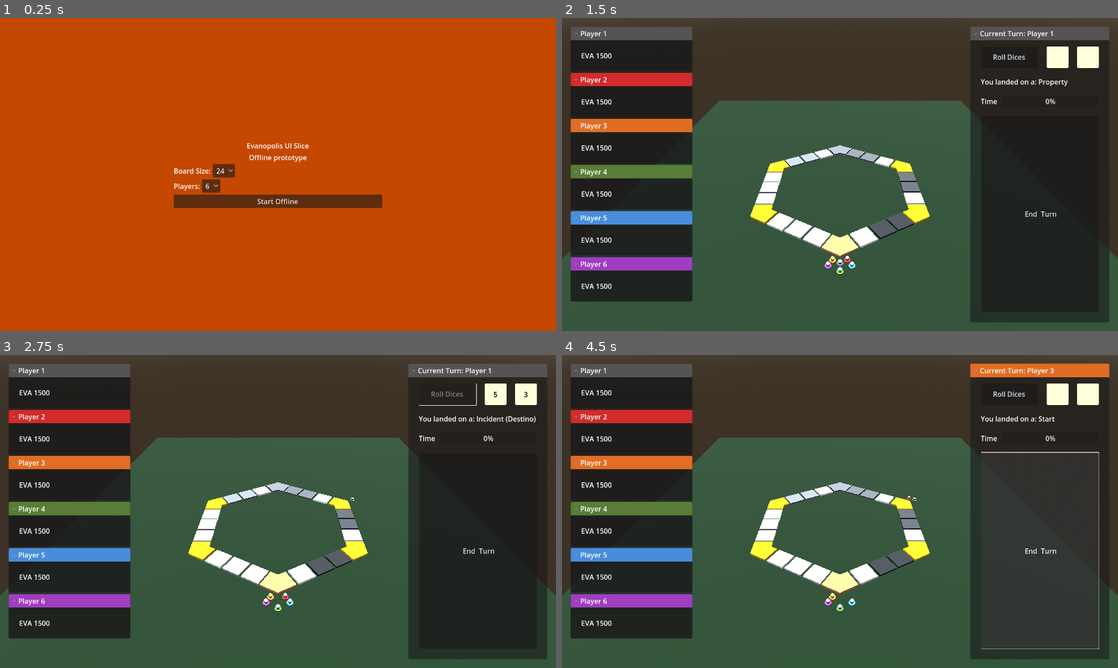
Above: before the commit, frames 1-4 (two rows, left to right).
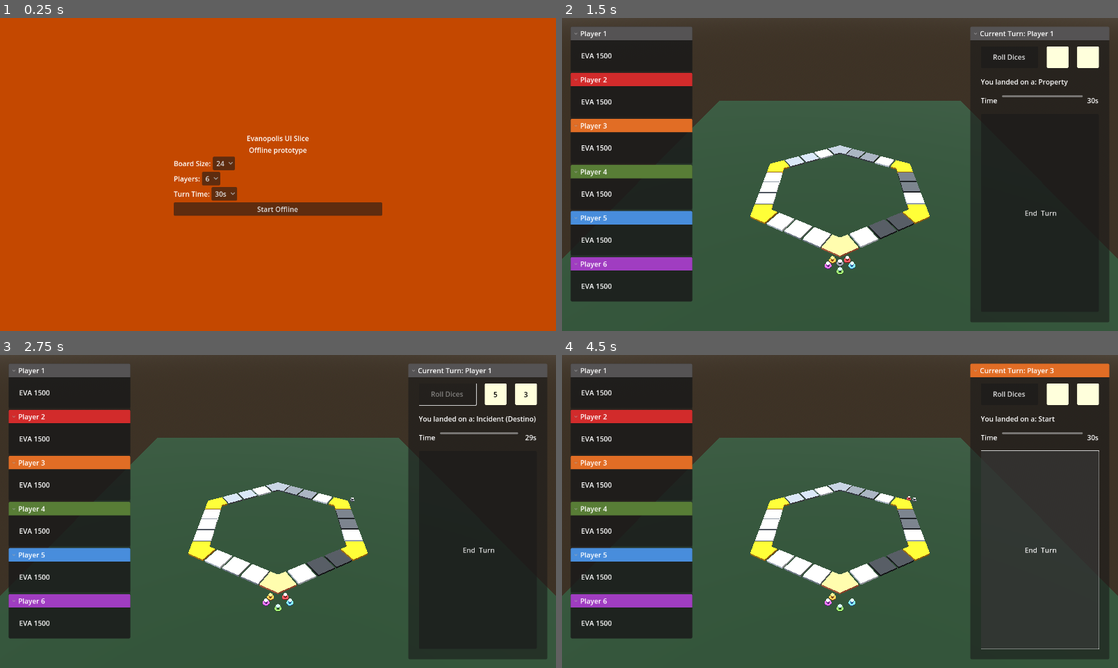
Above: after the commit, the same moments.

Repository: Falafel-Open-Games/evanopolis-ui-slice
Game: Godot game, scene res://scenes/boot_menu.tscn
Two runs of this game, one before a commit and one after it. Both use one fixed random seed, a clock stepped at 60 frames per second and the inputs below.
Inputs (mouse positions are in pixels of both pictures, inside the frame that each line leads up to):
- Up to frame 1 (0.25 s): no input
- Up to frame 2 (1.5 s): click (784, 193) at 0.5 s, where only the run after the commit has a clickable "30s"; click "Start Offline" at 1.25 s
- Up to frame 3 (2.75 s): click "Roll Dices" at 2 s
- Up to frame 4 (4.5 s): click "End Turn" at 2.75 s; click "Roll Dices" at 3.5 s; click "End Turn" at 4.25 s

The runs differ from the first frame. In frame 1, 3.0% of the frame differs, in the area x 31-69%, y 37-64%; in frame 2, 0.2%; in frame 3, 0.2%; in frame 4, 0.3%.

Commit message:
feat: add turn timer config and ui

Diff:
--- a/godot/scenes/boot_menu.tscn
+++ b/godot/scenes/boot_menu.tscn
@@ -81,6 +81,25 @@
 popup/item_4/text = "6"
 popup/item_4/id = 4
 
+[node name="HBoxContainerTurnTime" type="HBoxContainer" parent="Center/VBox"]
+layout_mode = 2
+
+[node name="Turn Time Label" type="Label" parent="Center/VBox/HBoxContainerTurnTime"]
+layout_mode = 2
+text = "Turn Time:"
+
+[node name="TurnTimeSelector" type="OptionButton" parent="Center/VBox/HBoxContainerTurnTime"]
+unique_name_in_owner = true
+layout_mode = 2
+selected = 1
+item_count = 3
+popup/item_0/text = "10s"
+popup/item_0/id = 0
+popup/item_1/text = "30s"
+popup/item_1/id = 1
+popup/item_2/text = "60s"
+popup/item_2/id = 2
+
 [node name="StartButton" type="Button" parent="Center/VBox"]
 unique_name_in_owner = true
 layout_mode = 2
--- a/godot/scenes/right_sidebar.tscn
+++ b/godot/scenes/right_sidebar.tscn
@@ -144,6 +144,11 @@
 max_value = 60.0
 step = 1.0
 
+[node name="TimerLabel" type="Label" parent="MarginContainer/Content/TimerContainer"]
+unique_name_in_owner = true
+layout_mode = 2
+text = "30s"
+
 [node name="EndTurnButton" type="Button" parent="MarginContainer/Content"]
 unique_name_in_owner = true
 layout_mode = 2
--- a/godot/scripts/autoload/game_config.gd
+++ b/godot/scripts/autoload/game_config.gd
@@ -2,3 +2,4 @@
 
 @export_enum("24:24", "30:30", "36:36") var board_size: int = 24
 @export_range(2, 6, 1) var player_count: int = 6
+@export_enum("10:10", "30:30", "60:60") var turn_duration: int = 30
--- a/godot/scripts/boot_menu.gd
+++ b/godot/scripts/boot_menu.gd
@@ -2,11 +2,13 @@
 
 @onready var board_size_selector: OptionButton = %BoardSizeSelector
 @onready var player_count_selector: OptionButton = %PlayerCountSelector
+@onready var turn_time_selector: OptionButton = %TurnTimeSelector
 @onready var start_button: Button = %StartButton
 
 const GAME_SCENE_PATH: String = "res://scenes/game.tscn"
 const BOARD_SIZES: Array[int] = [24, 30, 36]
 const PLAYER_COUNTS: Array[int] = [2, 3, 4, 5, 6]
+const TURN_DURATIONS: Array[int] = [10, 30, 60]
 
 func _ready() -> void:
 	start_button.pressed.connect(_on_start_pressed)
@@ -14,6 +16,7 @@
 func _on_start_pressed() -> void:
 	_apply_board_size()
 	_apply_player_count()
+	_apply_turn_duration()
 	get_tree().change_scene_to_file(GAME_SCENE_PATH)
 
 func _apply_board_size() -> void:
@@ -31,3 +34,11 @@
 	var selected_index: int = player_count_selector.selected
 	var clamped_index: int = clamp(selected_index, 0, PLAYER_COUNTS.size() - 1)
 	config.set("player_count", PLAYER_COUNTS[clamped_index])
+
+func _apply_turn_duration() -> void:
+	var config: Node = get_node_or_null("/root/GameConfig")
+	if config == null:
+		return
+	var selected_index: int = turn_time_selector.selected
+	var clamped_index: int = clamp(selected_index, 0, TURN_DURATIONS.size() - 1)
+	config.set("turn_duration", TURN_DURATIONS[clamped_index])
--- a/godot/scripts/game_controller.gd
+++ b/godot/scripts/game_controller.gd
@@ -11,6 +11,9 @@
 var left_sidebar_list: Node = null
 var board_layout: Node = null
 var pawns_root: Node = null
+var turn_duration: float = 30.0
+var turn_elapsed: float = 0.0
+var turn_timer_active: bool = false
 
 func _ready() -> void:
 	game_state = get_node_or_null(game_state_path) as GameState
@@ -18,6 +21,7 @@
 	left_sidebar_list = get_node_or_null(left_sidebar_list_path)
 	board_layout = get_node_or_null(board_layout_path)
 	pawns_root = get_node_or_null(pawns_root_path)
+	_sync_turn_duration()
 
 	if game_state != null:
 		game_state.reset_positions()
@@ -28,6 +32,7 @@
 		_update_tile_info(0)
 
 	call_deferred("_bind_sidebar")
+	set_process(true)
 
 func _bind_sidebar() -> void:
 	if right_sidebar == null:
@@ -48,6 +53,7 @@
 	if right_sidebar == null:
 		return
 	right_sidebar.set_current_player(new_index)
+	_reset_turn_timer()
 
 func _on_dice_rolled(_die_1: int, _die_2: int, total: int) -> void:
 	if game_state == null or board_layout == null:
@@ -99,6 +105,33 @@
 			if pawn != null:
 				pawn.visible = index <= count
 
+func _process(delta: float) -> void:
+	if not turn_timer_active:
+		return
+	if turn_duration <= 0.0:
+		return
+	turn_elapsed += delta
+	if right_sidebar != null:
+		right_sidebar.set_turn_timer(turn_duration, turn_elapsed)
+	if turn_elapsed >= turn_duration:
+		turn_timer_active = false
+		_on_end_turn_pressed()
+
+func _reset_turn_timer() -> void:
+	turn_elapsed = 0.0
+	turn_timer_active = true
+	if right_sidebar != null:
+		right_sidebar.set_turn_timer(turn_duration, turn_elapsed)
+
+func _sync_turn_duration() -> void:
+	var config: Node = get_node_or_null("/root/GameConfig")
+	if config == null:
+		return
+	if config.has_method("get"):
+		var new_duration: float = float(config.get("turn_duration"))
+		if new_duration > 0.0:
+			turn_duration = new_duration
+
 func _place_pawn(player_index: int, tile_index: int, slot_index: int) -> void:
 	if board_layout == null or pawns_root == null:
 		return
--- a/godot/scripts/right_sidebar.gd
+++ b/godot/scripts/right_sidebar.gd
@@ -23,12 +23,22 @@
 @onready var dice_2_label: Label = %Dice2Label
 @onready var tile_type_label: Label = %TileTypeLabel
 @onready var image: TextureRect = %Image
+@onready var timer_bar: ProgressBar = %TimerBar
+@onready var timer_label: Label = %TimerLabel
 
 # Called when the node enters the scene tree for the first time.
 func _ready() -> void:
 	_apply_player_state()
 	property_container.visible = false
 	_reset_roll_ui()
+	_bind_timer_bar()
+
+func _bind_timer_bar() -> void:
+	if timer_bar == null:
+		return
+	if not timer_bar.value_changed.is_connected(_on_timer_value_changed):
+		timer_bar.value_changed.connect(_on_timer_value_changed)
+	_on_timer_value_changed(timer_bar.value)
 
 func set_current_player(index: int, player_display_name: String = "") -> void:
 	player_index = clamp(index, 0, 5)
@@ -65,6 +75,21 @@
 	movement_button.disabled = false
 	if not movement_button.pressed.is_connected(_on_roll_pressed):
 		movement_button.pressed.connect(_on_roll_pressed)
+
+func set_turn_timer(duration_seconds: float, elapsed_seconds: float) -> void:
+	if timer_bar == null:
+		return
+	var max_value: float = max(1.0, duration_seconds)
+	var remaining: float = max(0.0, max_value - elapsed_seconds)
+	timer_bar.max_value = max_value
+	timer_bar.value = clamp(remaining, 0.0, max_value)
+	timer_bar.show_percentage = false
+
+func _on_timer_value_changed(value: float) -> void:
+	if timer_label == null:
+		return
+	var remaining_seconds: int = int(value)
+	timer_label.text = "%ds" % remaining_seconds
 
 func _on_roll_pressed() -> void:
 	var rng: RandomNumberGenerator = RandomNumberGenerator.new()
Not shown, changed: docs/spec.md
